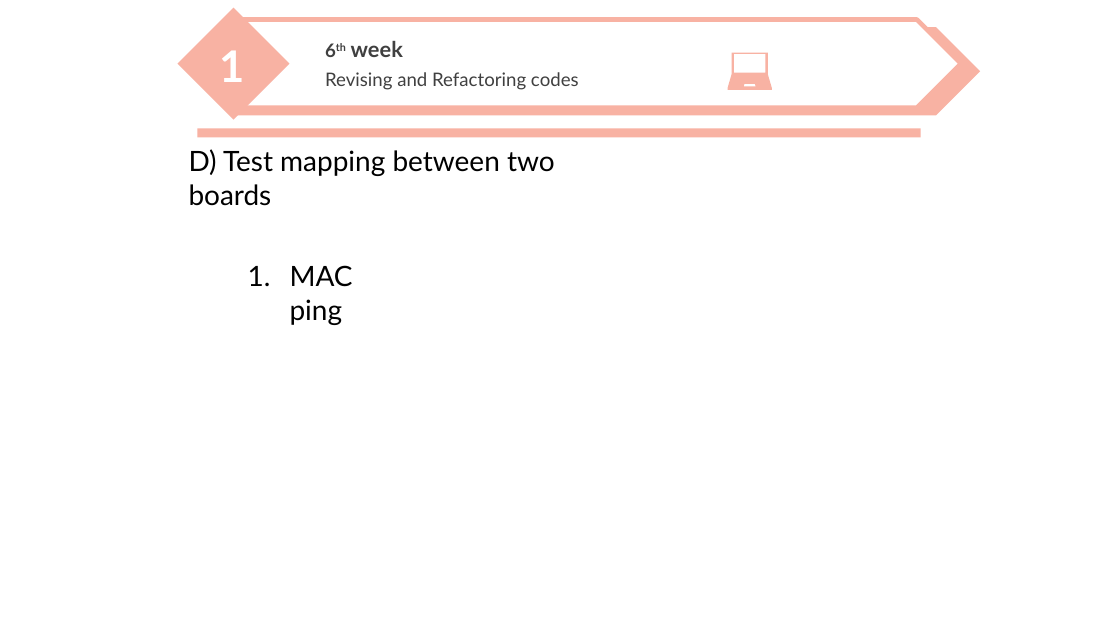
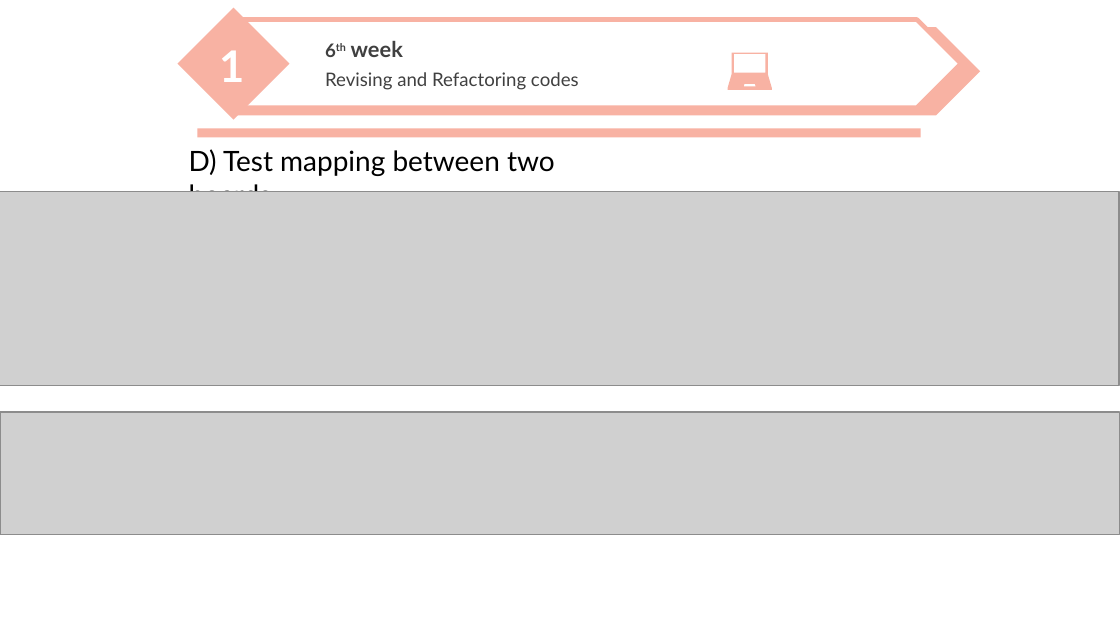
Before and after one commit to nicesick/Prototyping-Delay-Aware-V2X-Safe-Communications, a slide deck: slide 22 of documents/presentation/presentation_3.pptx (slide 23 before the commit). Drawn at 1120x630 pixels with LibreOffice and Linux fonts; fonts in the diff are those of the drawing; grey boxes stand for pictures; background and template pictures are left out. Boxes give left, top, right and bottom in pixels: in the first picture for what was removed or moved away, otherwise in the second. Text is boxed around its words. In the diff, an @@ line names an element or a change of style, - is before the commit and + after.

```diff
--- a/documents/presentation/presentation_3.pptx
+++ b/documents/presentation/presentation_3.pptx
@@ picture added at (x1=0, y1=192, x2=1119, y2=385) @@
@@ text removed at (x1=290, y1=265, x2=353, y2=325) @@
-1. MAC ping
@@ picture added at (x1=0, y1=412, x2=1120, y2=535) @@
```
Also in this commit, not shown: 3 other slides changed, 4 slides added, 2 other files.
